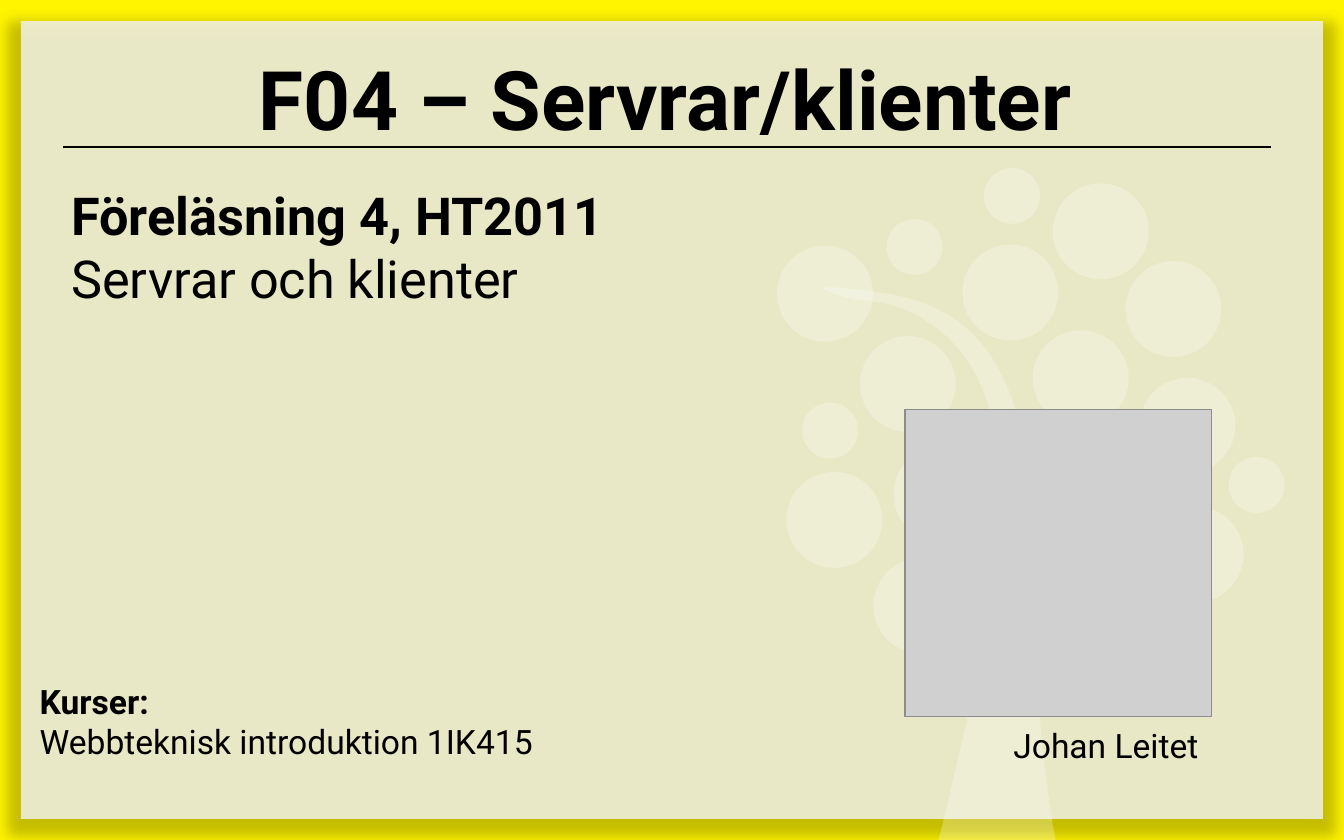
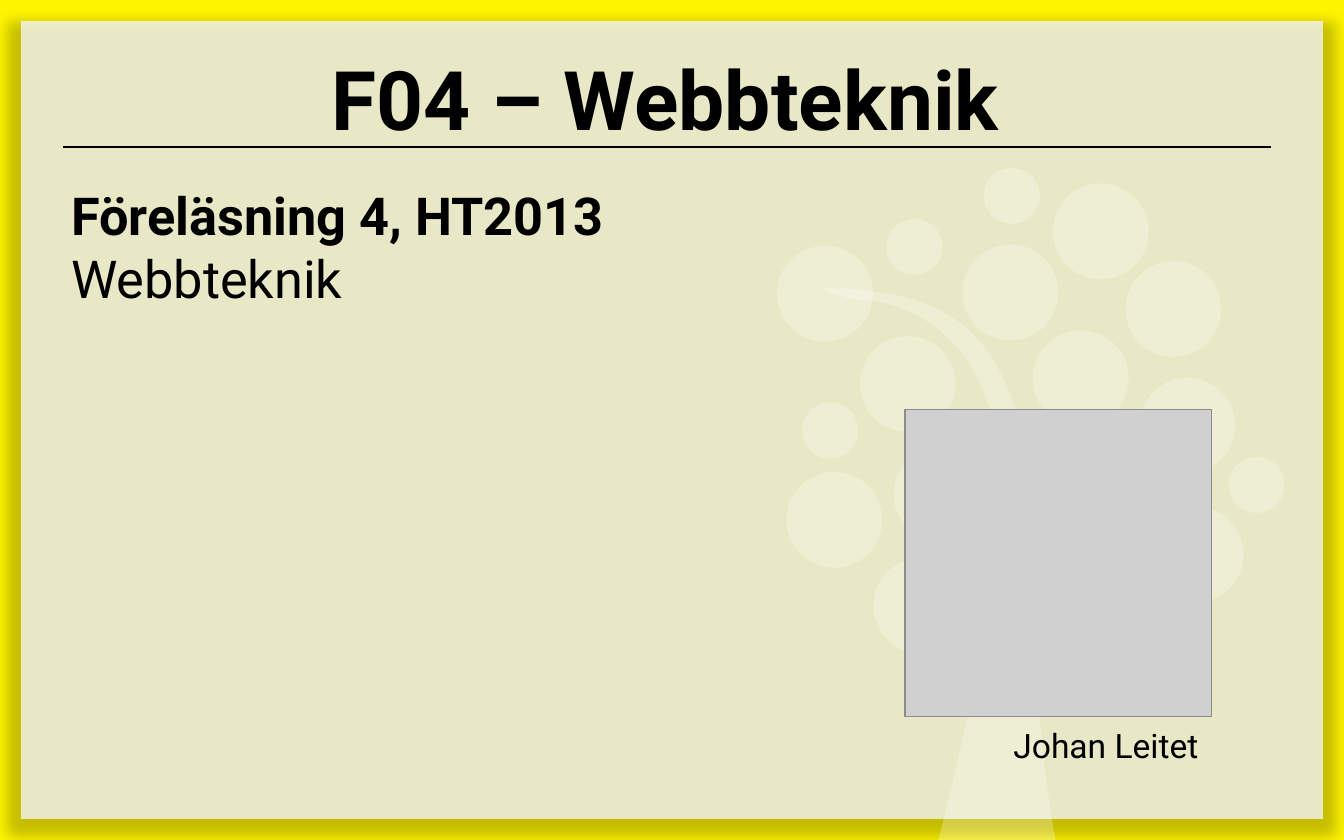
Before and after one commit to 1ik415/Kursmaterial, a slide deck: slide 1 of Föreläsningar/F04 - Webbteknik.pptx. Drawn at 1344x840 pixels with LibreOffice and Linux fonts; fonts in the diff are those of the drawing; grey boxes stand for pictures. Boxes give left, top, right and bottom in pixels: in the first picture for what was removed or moved away, otherwise in the second. Text is boxed around its words. In the diff, an @@ line names an element or a change of style, - is before the commit and + after.

Commit message:
Inför föreläsningen

```diff
--- a/Föreläsningar/F04 - Webbteknik.pptx
+++ b/Föreläsningar/F04 - Webbteknik.pptx
@@ title at bbox=[332, 68, 999, 148]: text changed @@
-F04 – Servrar/klienter
+F04 – Webbteknik
@@ text at bbox=[71, 195, 603, 299]: text changed @@
-Föreläsning 4, HT2011
-Servrar och klienter
+Föreläsning 4, HT2013
+Webbteknik
@@ text removed at bbox=[40, 690, 533, 755] @@
-Kurser:
-Webbteknisk introduktion 1IK415
```
Also in this commit, not shown: 8 other slides changed, 2 slides added, 4 slides removed.
